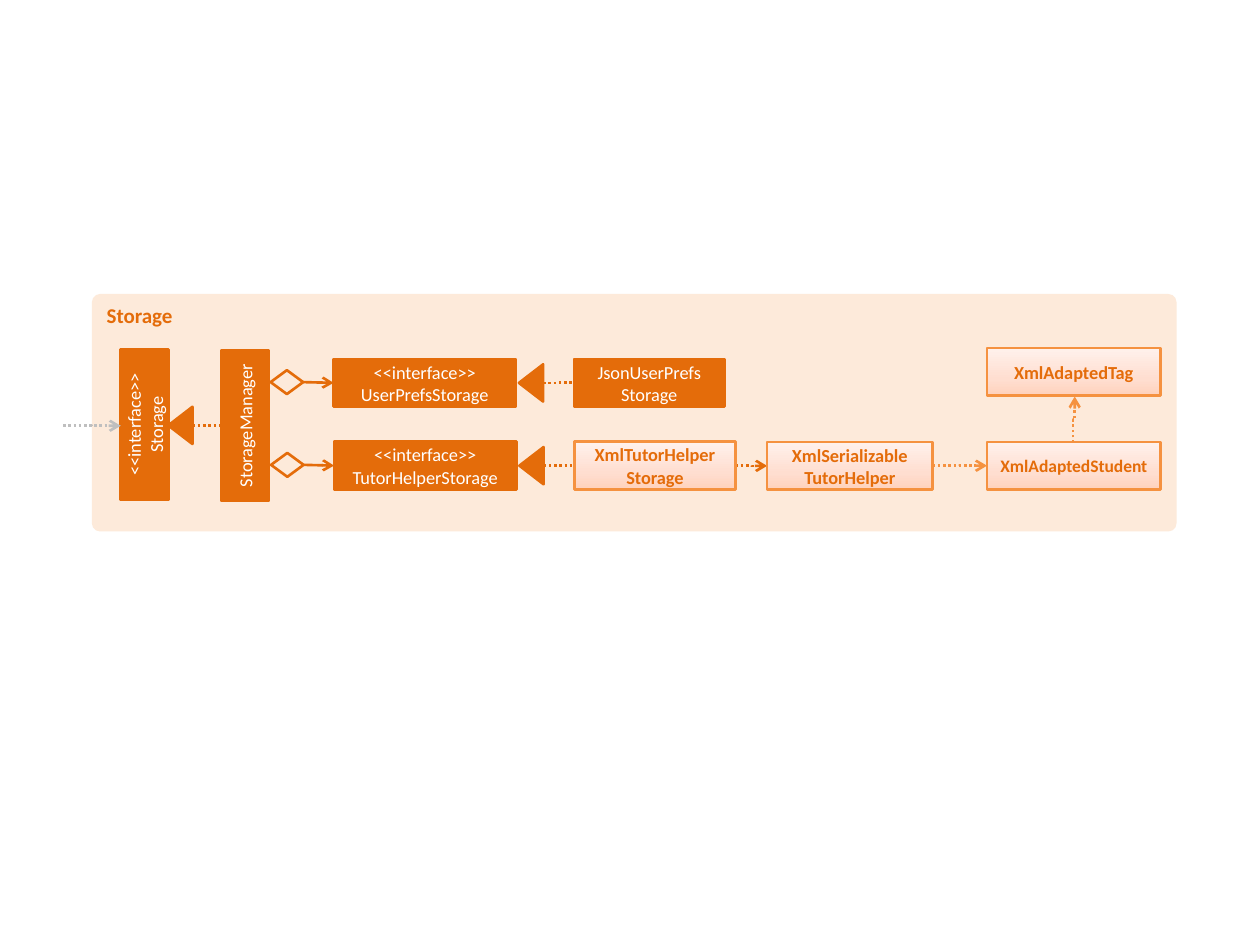
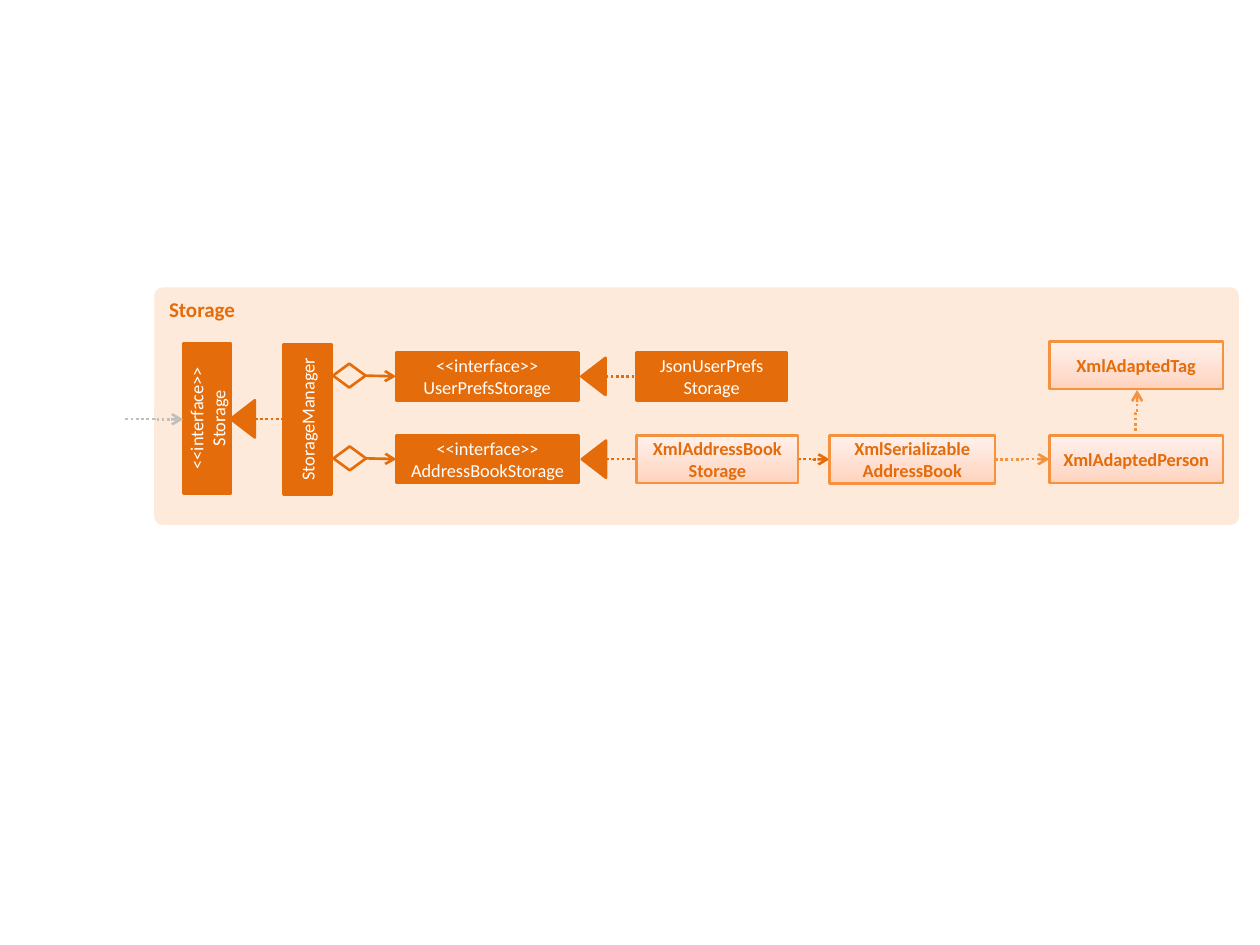
Before and after one commit to ongyz/main, a slide deck: slide 1 of docs/diagrams/StorageComponentClassDiagram.pptx. Drawn at 1260x945 pixels with LibreOffice and Linux fonts; fonts in the diff are those of the drawing. Boxes give left, top, right and bottom in pixels: in the first picture for what was removed or moved away, otherwise in the second. Text is boxed around its words. In the diff, an @@ line names an element or a change of style, - is before the commit and + after.

```diff
--- a/docs/diagrams/StorageComponentClassDiagram.pptx
+++ b/docs/diagrams/StorageComponentClassDiagram.pptx
@@ elbow arrow moved from (63, 426) - (121, 426) to (126, 418) - (183, 420) @@
@@ line moved from (193, 426) - (222, 426) to (255, 418) - (285, 418) @@
@@ text in rectangle at [411,442,564,480]: text changed @@
-<<interface>>
-TutorHelperStorage
+<<interface>>
+AddressBookStorage
@@ 5 rectangles, 2 elbow arrows, 1 rounded rectangle, 1 diamond, 1 triangle, 1 arrow: place and size @@
-5 rectangles, 2 elbow arrows, 1 rounded rectangle, 1 diamond, 1 triangle, 1 arrow at [92,294,1177,530]
+5 rectangles, 2 elbow arrows, 1 rounded rectangle, 1 diamond, 1 triangle, 1 arrow at [154,287,1239,524]
@@ text in rectangle at [653,442,782,480]: text changed @@
-XmlTutorHelper
-Storage
+XmlAddressBook
+Storage
@@ text in rectangle at [854,442,970,477]: text changed @@
-XmlSerializable
-TutorHelper
+XmlSerializable
+AddressBook
@@ 4 rectangles, 2 triangles, 2 elbow lines, 1 diamond, 1 elbow arrow, 1 arrow: place and size @@
-4 rectangles, 2 triangles, 2 elbow lines, 1 diamond, 1 elbow arrow, 1 arrow at [121,348,1160,500]
+4 rectangles, 2 triangles, 2 elbow lines, 1 diamond, 1 elbow arrow, 1 arrow at [184,341,1223,494]
@@ text in rectangle at [1063,453,1209,469]: text changed; size 10 to 10.5 pt @@
-XmlAdaptedStudent
+XmlAdaptedPerson
```
Also in this commit, not shown: 31 other files.
